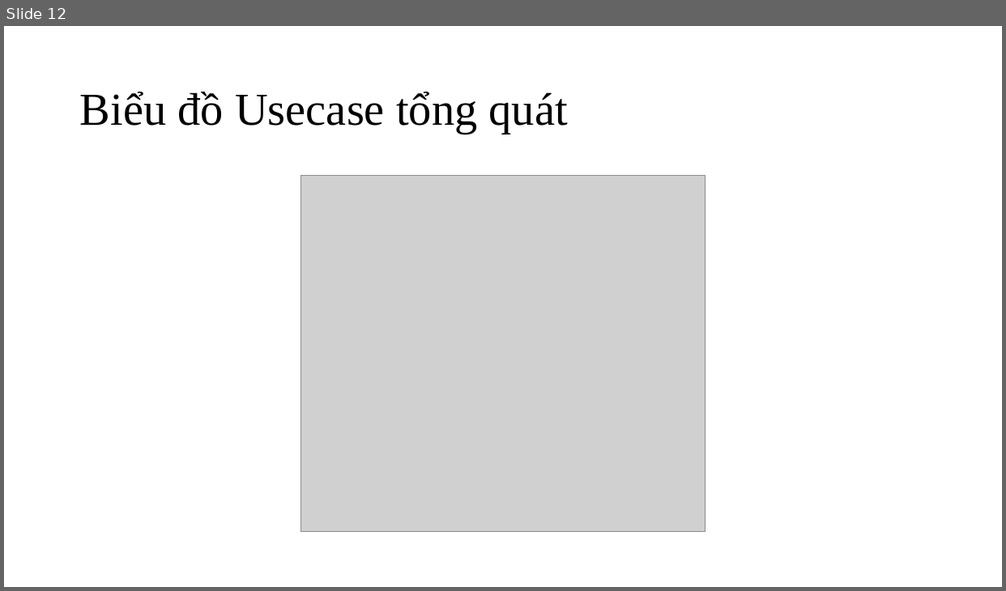
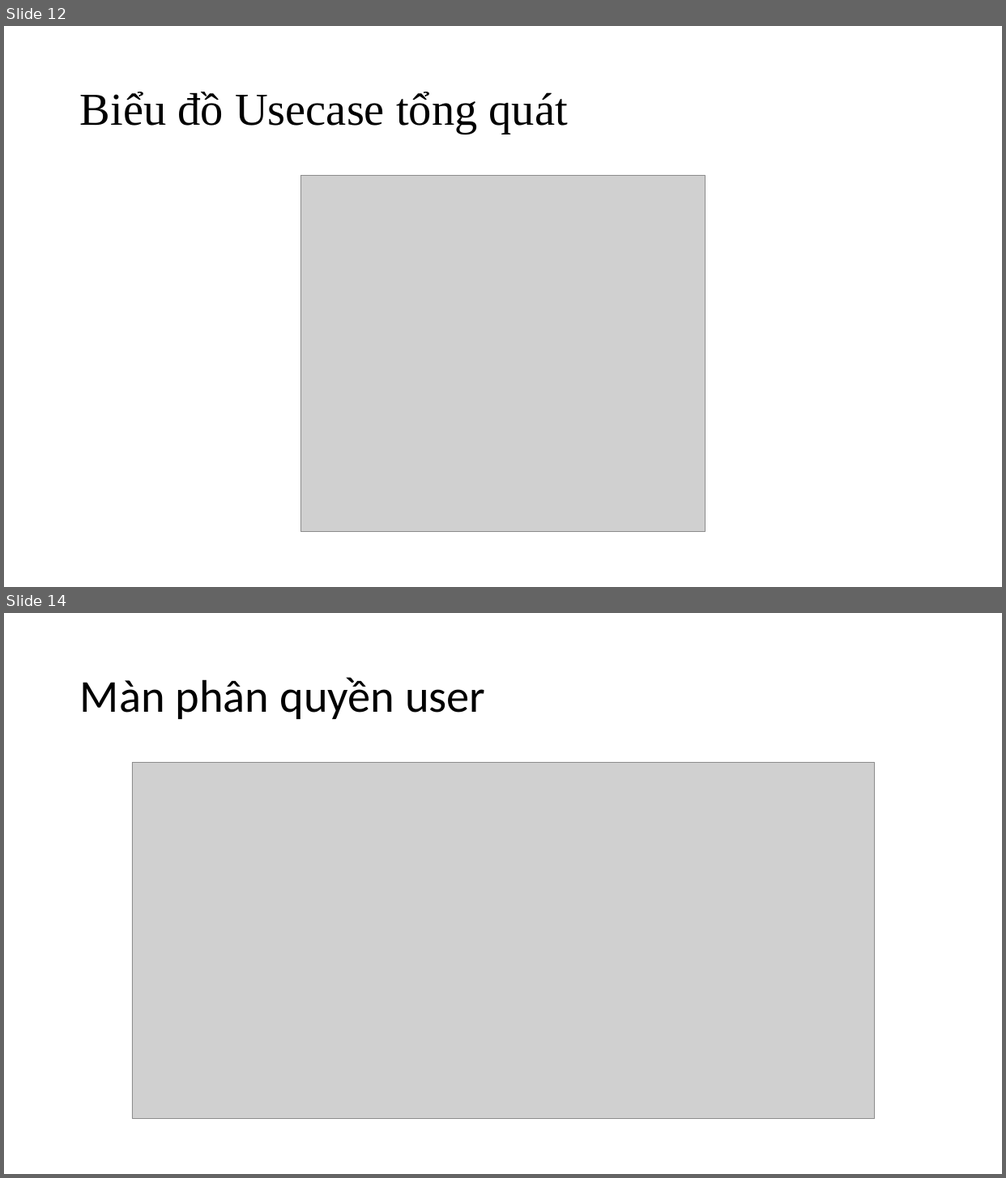
Before and after one commit to HauTrann/Graduation-Project, a slide deck: ProjectDocuments/week1/BaoCaoTuan1.pptx. Shown one above the other, each under a label of ours: slide 12 before the commit, slides 12 and 14 after it; the slides between them are not shown. The pictures are 1006x591 and 1006x1178 pixels, drawn with LibreOffice and Linux fonts; fonts in the diff are those of the drawing; grey boxes stand for pictures. Boxes give left, top, right and bottom in pixels: in the first picture for what was removed or moved away, otherwise in the second. Text is boxed around its words. In the diff, an @@ line names an element or a change of style, - is before the commit and + after.

```diff
--- a/ProjectDocuments/week1/BaoCaoTuan1.pptx
+++ b/ProjectDocuments/week1/BaoCaoTuan1.pptx
@@ slide 14 added at bbox=[4, 613, 1002, 1174], background #FFFFFF @@
@@ title added at bbox=[80, 677, 485, 719], 44 pt, text #000000 @@
+Màn phân quyền user
@@ picture added at bbox=[132, 763, 874, 1119] @@
```
Also in this commit, not shown: 1 slide changed, 1 other slide added, 1 slide removed, 4 other files.
